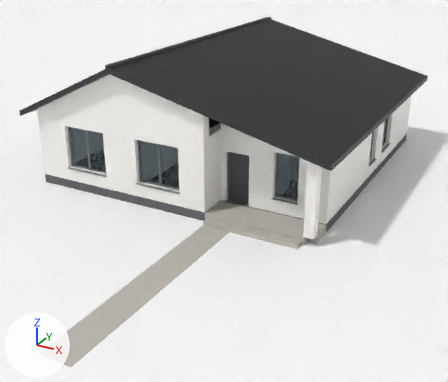
The glTF model house/model3d/renders/house.glb, before and after one commit.
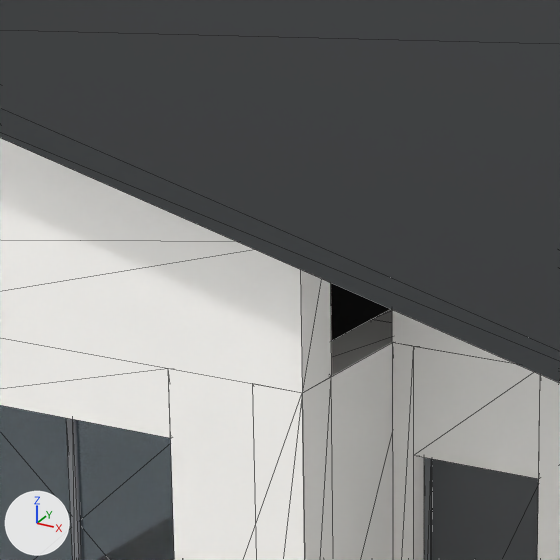
Each version appears first whole from a 50 mm camera at (19.1, -18.4, 10.3) aimed at (7.9, 2.0, 0.1), and next in a close-up on the part from 32% to 57% of the width and 16% to 45% of the height. The axes (+X, +Y, +Z) are drawn at lower left. The lights are the same throughout. The first two pictures are the older version. The close-ups show mesh edges as thin lines.

In view in the first close-up: 'W-E1a', 'W-S1.005', 'W-S1.006', 'W-S2', 'W-S2.001', 'W-S2.002', 'ceil_R4', 'fr.011', 'fr.054', 'gable_W-S1', 'gable_W-S2', 'roof_E' and 3 more.
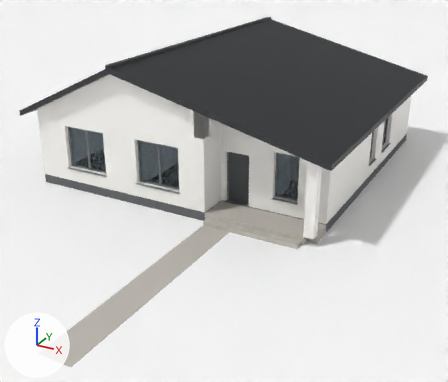
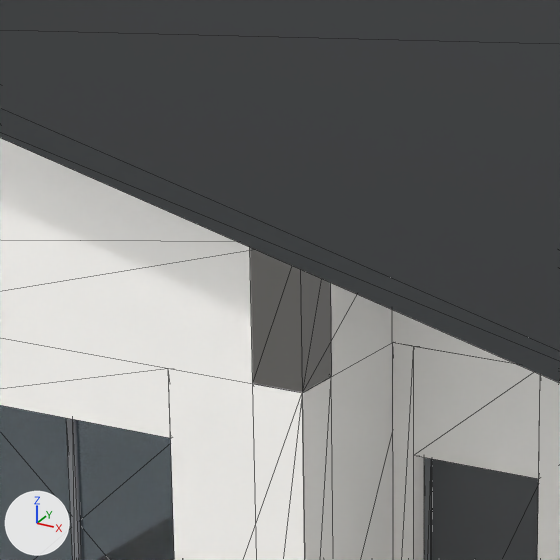
Patch to the scene script:
```diff
--- a/house/model3d/renders/house.glb.py
+++ b/house/model3d/renders/house.glb.py
@@ me_infill_w_e1a @@
+me_infill_w_e1a.from_pydata(...)  # a box spanning x 7.73..8.14, y 0.0..1.71, z 2.95..4.05
+me_infill_w_e1a.materials.append(mat_plaster)  # white #f2f0ed
@@ ob_infill_w_e1a @@
+ob_infill_w_e1a = bpy.data.objects.new('infill_W-E1a', me_infill_w_e1a)
+ob_infill_w_e1a.location = (0.0, 0.0, 0.0)
```

Location of each change, [x1, y1, x2, y2] in pixels of the close-ups (560 x 560 px):
'infill_W-E1a', added
    after: [250, 248, 392, 393]
'ceil_R4', unchanged, covered by the edit
    before: [331, 283, 390, 341]
